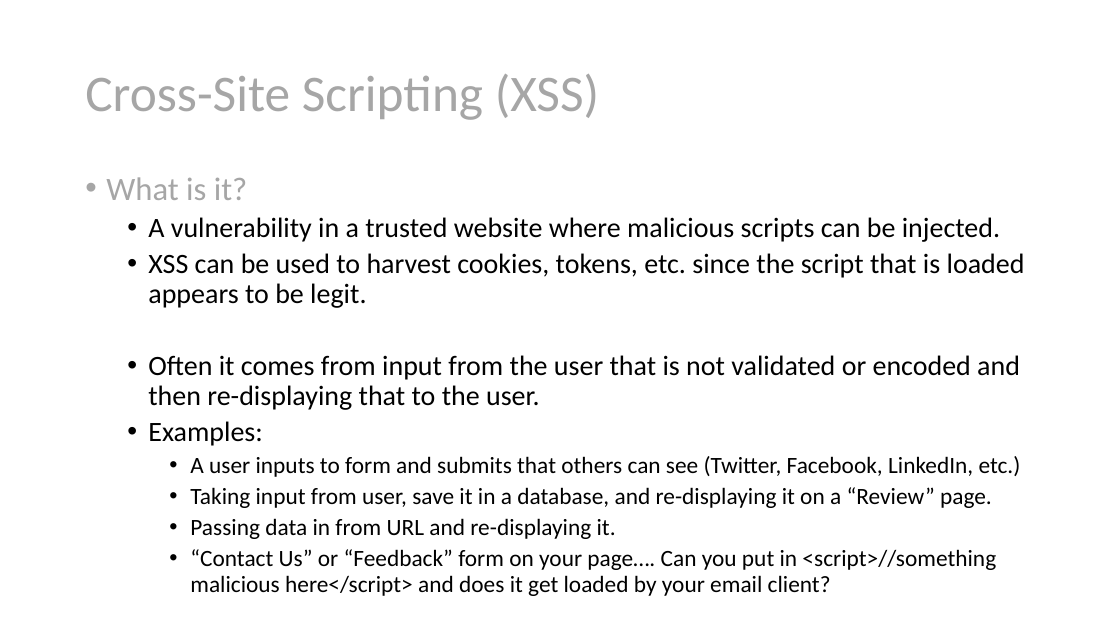
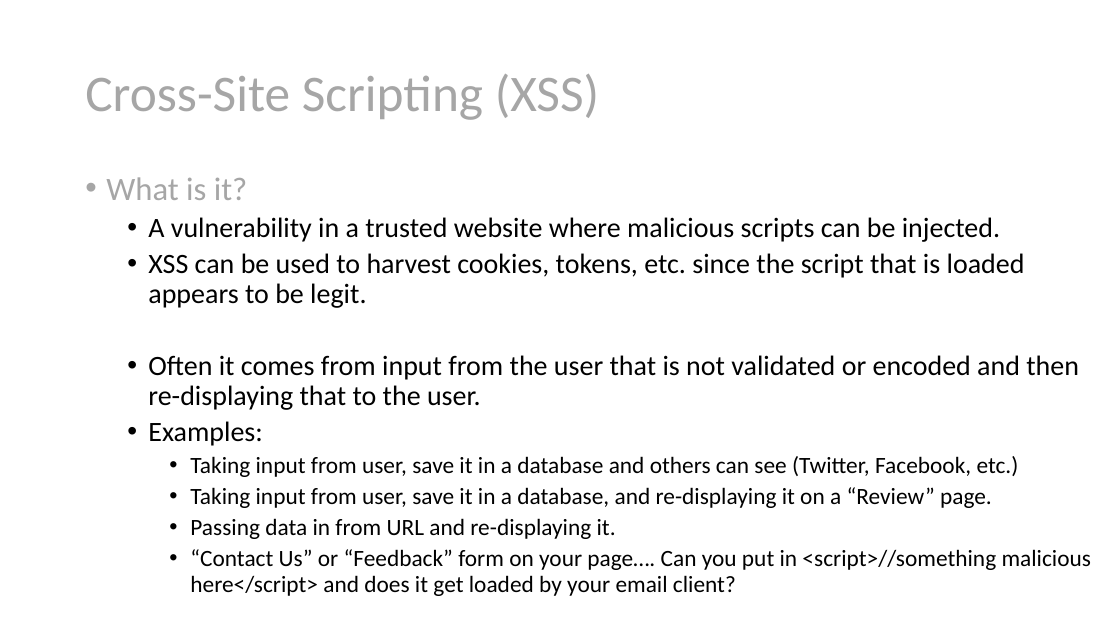
Before and after one commit to scottsauber/security-headers-talk, a slide deck: slide 27 of Security Headers Explained.pptx. Drawn at 1120x630 pixels with LibreOffice and Linux fonts; fonts in the diff are those of the drawing. Boxes give left, top, right and bottom in pixels: in the first picture for what was removed or moved away, otherwise in the second. Text is boxed around its words. In the diff, an @@ line names an element or a change of style, - is before the commit and + after.

```diff
--- a/Security Headers Explained.pptx
+++ b/Security Headers Explained.pptx
@@ text at (x1=190, y1=456, x2=1019, y2=477): text changed @@
-    • A user inputs to form and submits that others can see (Twitter, Facebook, LinkedIn, etc.)
+    • Taking input from user, save it in a database and others can see (Twitter, Facebook, etc.)
```
Also in this commit, not shown: 9 other slides changed, 5 slides removed, 2 other files.
